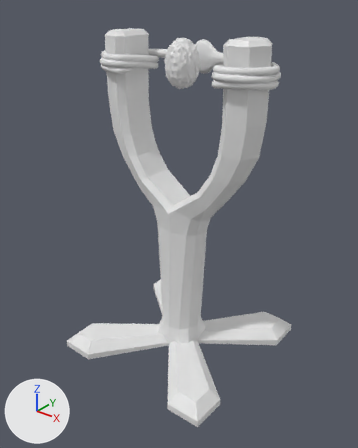
The FBX model Island Defence/Assets/Models/slingshot.fbx as it was, and as the next commit left it.
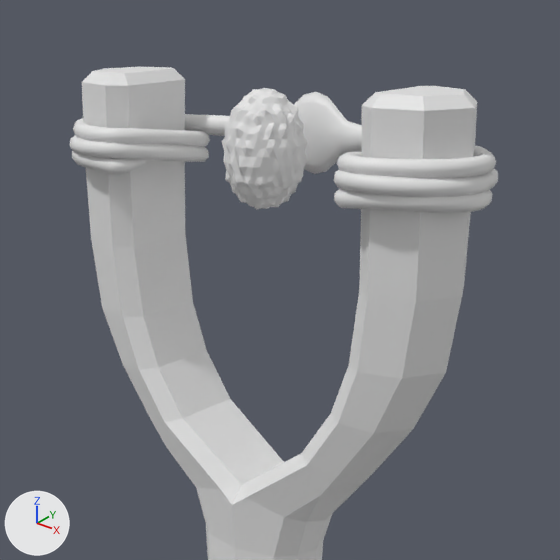
Old and new are each drawn whole from a 50 mm lens placed at (1.875, -2.375, 2.403), pointed at (0.024, -0.061, 0.968) and again close up on the part from 20% to 86% of the width and 0% to 53% of the height. Every picture has the same lights, and +X, +Y and +Z are marked at lower left. Where no turn or scale is listed for an object, it has been applied to the vertices.
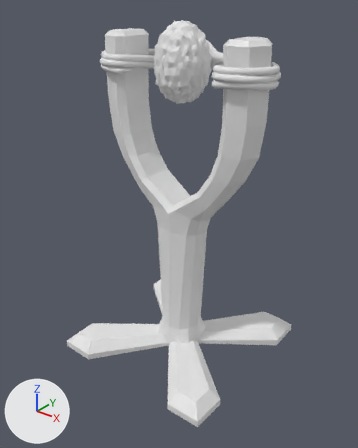
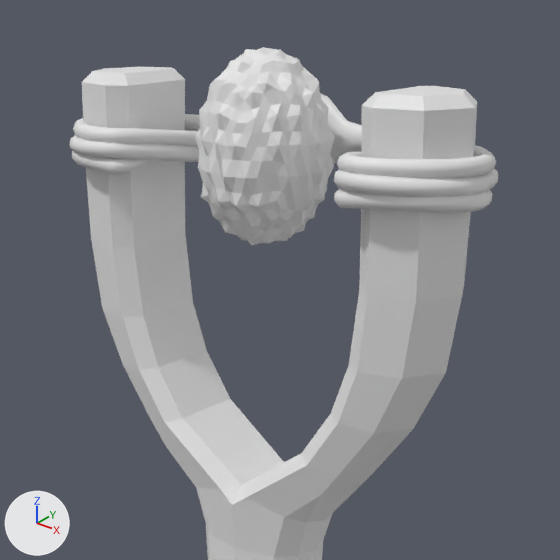
The edits, one by one:
me_icosphere has 2534 vertices, 3172 faces and spans x -0.62..0.62, y -0.61..0.61, z -0.02..2.14.
me_icosphere is used by ob_icosphere; location (0.0, 0.0, 0.0).
me_icosphere part 1: the loose piece of 642 vertices spanning x -0.1..0.11, y -0.11..0.1, z 1.84..2.12 is scaled about its middle by 1.62.

Changed parts and their boxes [x1, y1, x2, y2] in the close-ups (560 x 560 px; the box of a moved part takes in the faces that stretch with it):
'Icosphere', reshaped: before [70, 67, 498, 560]; after [70, 47, 498, 560]
part 1 of me_icosphere, moved or reshaped: before [222, 88, 308, 210]; after [195, 47, 335, 245]
